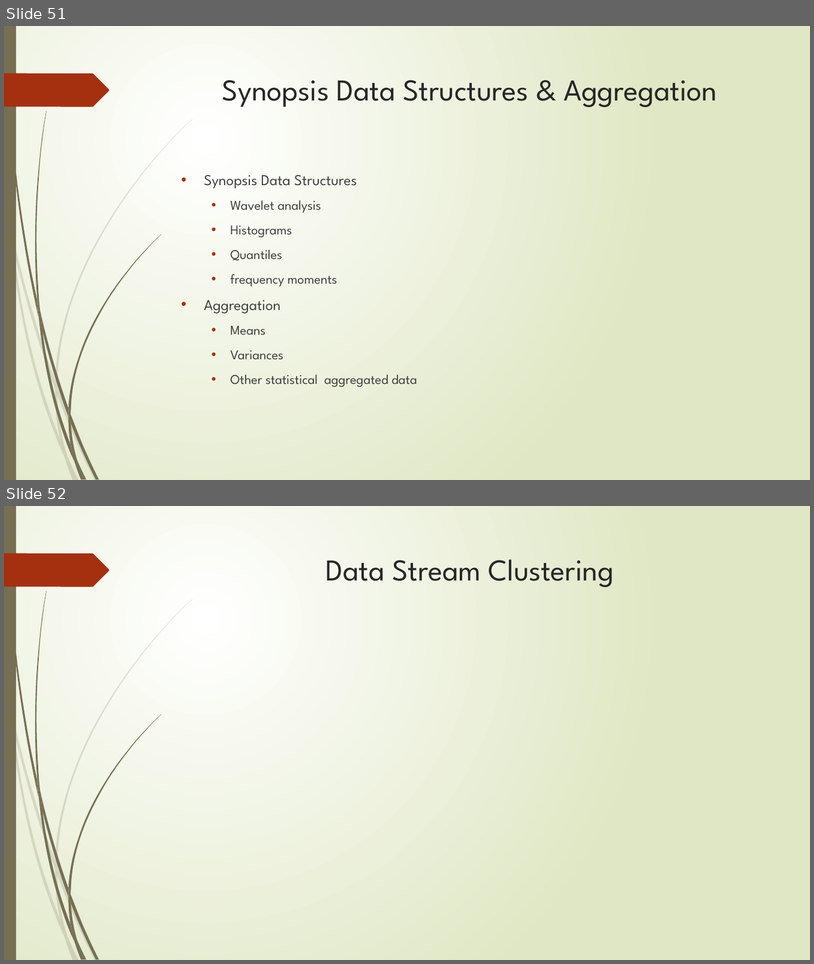
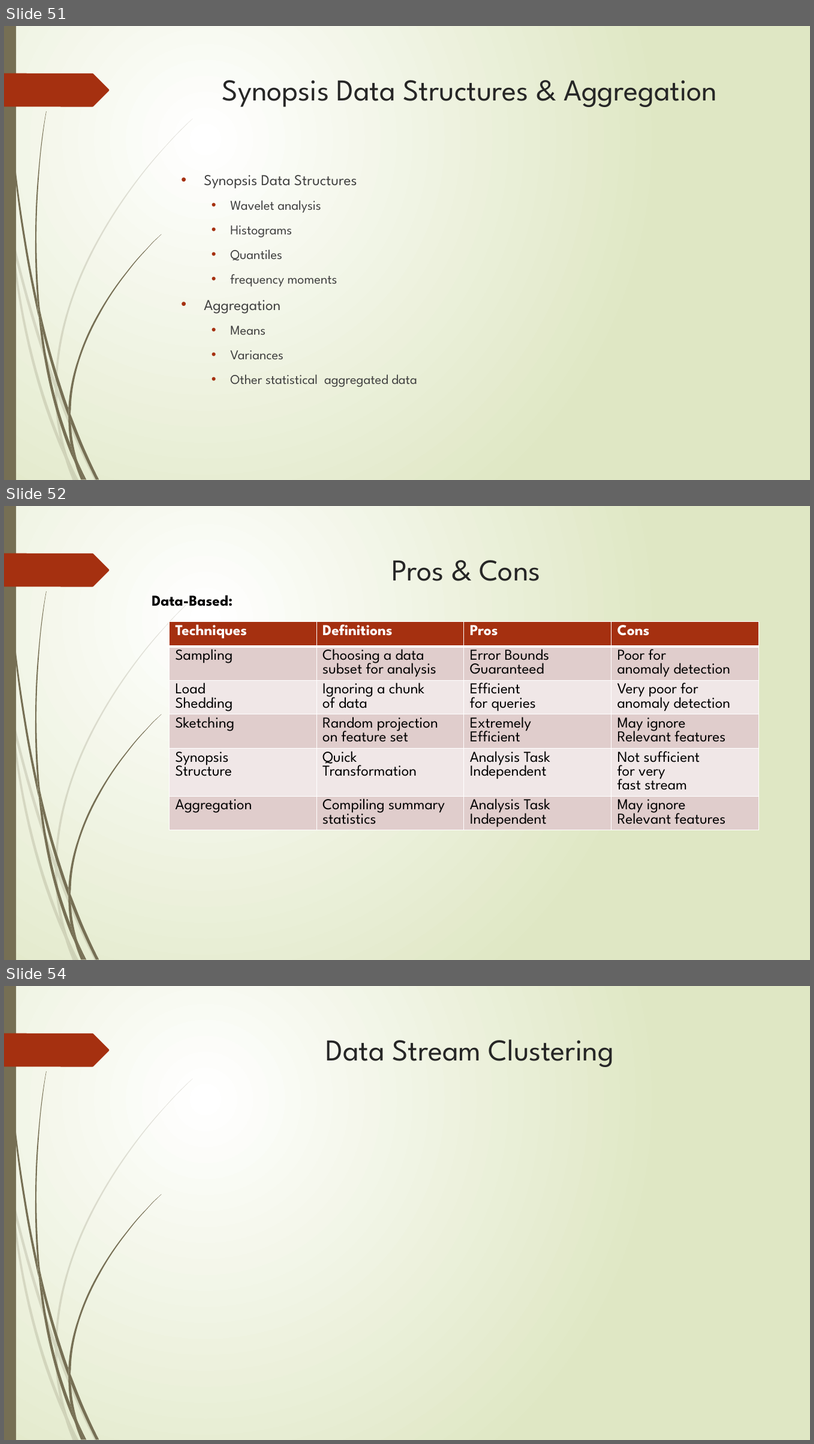
Before and after one commit to zixiaojindao/time-series-survey, a slide deck: slide/tsdm.pptx. Shown one above the other, each under a label of ours: slides 51 and 52 before the commit, slides 51, 52 and 54 after it; the slides between them are not shown. The pictures are 814x964 and 814x1444 pixels, drawn with LibreOffice and Linux fonts; fonts in the diff are those of the drawing; grey boxes stand for pictures. Boxes give left, top, right and bottom in pixels: in the first picture for what was removed or moved away, otherwise in the second. Text is boxed around its words. In the diff, an @@ line names an element or a change of style, - is before the commit and + after.

```diff
--- a/slide/tsdm.pptx
+++ b/slide/tsdm.pptx
@@ slide 52 added at bbox=[4, 506, 810, 960], background gradient #FFFFFF to #DFE8C4; not listed: 24 template elements that a slide beside it also shows @@
@@ title added at bbox=[392, 560, 540, 581], 36 pt, text #262626 @@
+Pros & Cons
@@ text added at bbox=[152, 595, 233, 606], 18 pt, text #000000, bold @@
+Data-Based:
@@ table added at bbox=[169, 622, 759, 931], 6 rows, 4 columns @@
+Techniques | Definitions | Pros | Cons
+Sampling | Choosing a data / subset for analysis | Error Bounds / Guaranteed | Poor for / anomaly detection
+Load / Shedding | Ignoring a chunk / of data | Efficient / for queries | Very poor for / anomaly detection
+Sketching | Random projection / on feature set | Extremely / Efficient | May ignore / Relevant features
+Synopsis / Structure | Quick / Transformation | Analysis Task / Independent | Not sufficient / for very / fast stream
+Aggregation | Compiling summary statistics | Analysis Task Independent | May ignore / Relevant features
@@ what was slide 52 is now slide 54 @@
```
Also in this commit, not shown: 1 slide changed, 1 other slide added.
